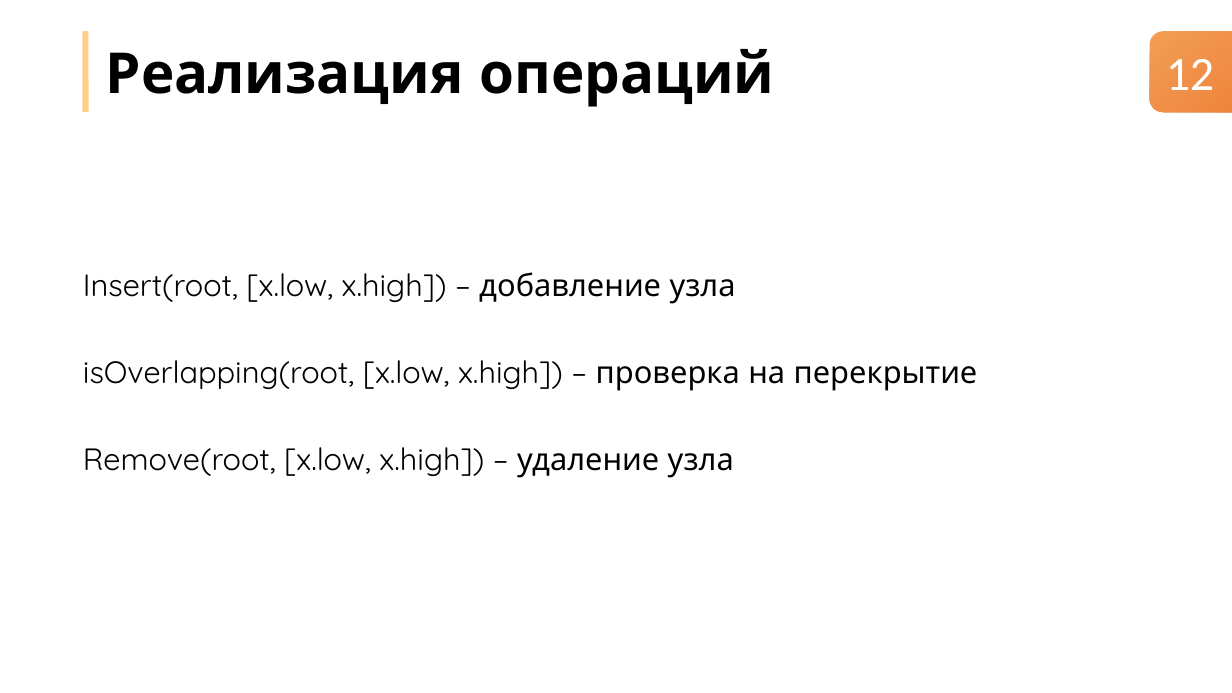
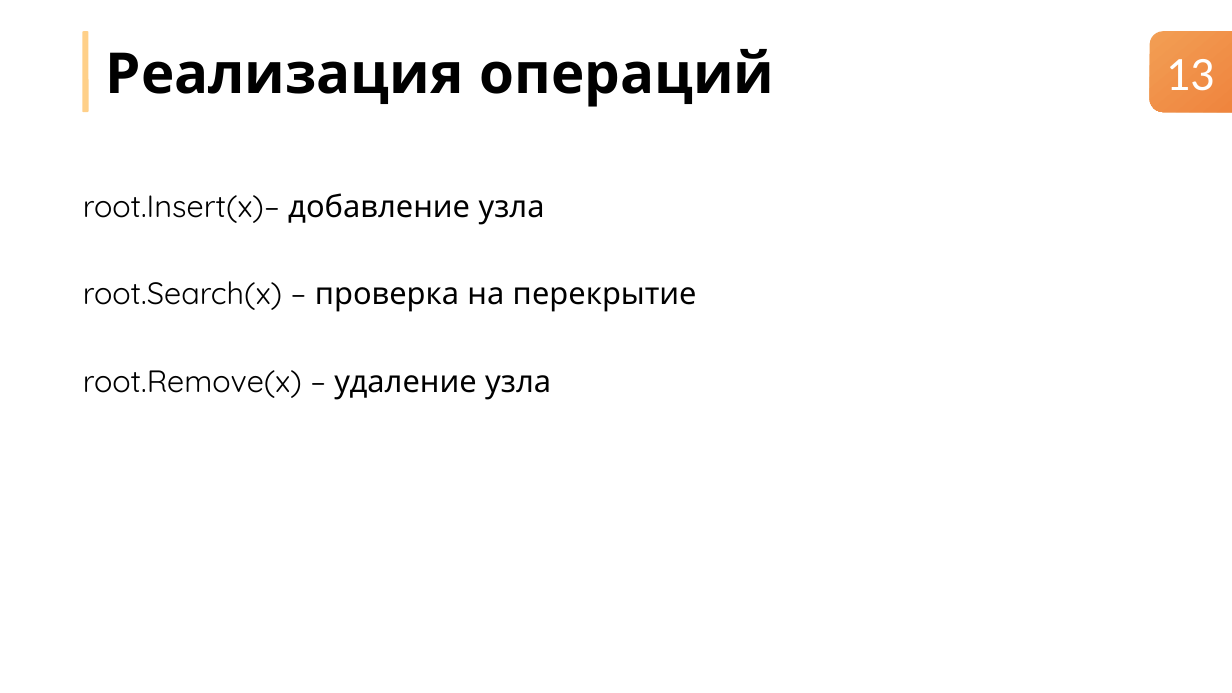
Before and after one commit to nikitachurganov/Interval-Tree, a slide deck: slide 13 of Дерево интервалов.pptx (slide 12 before the commit). Drawn at 1232x693 pixels with LibreOffice and Linux fonts; fonts in the diff are those of the drawing. Boxes give left, top, right and bottom in pixels: in the first picture for what was removed or moved away, otherwise in the second. Text is boxed around its words. In the diff, an @@ line names an element or a change of style, - is before the commit and + after.

Commit message:
pptx

```diff
--- a/Дерево интервалов.pptx
+++ b/Дерево интервалов.pptx
@@ text at (x1=1166, y1=59, x2=1214, y2=91): text changed @@
-12
+13
@@ text at (x1=83, y1=193, x2=545, y2=225): text changed @@
-Insert(root, [x.low, x.high]) – добавление узла
+root.Insert(x)– добавление узла
@@ text at (x1=83, y1=281, x2=697, y2=312): text changed @@
-isOverlapping(root, [x.low, x.high]) – проверка на перекрытие
+root.Search(x) – проверка на перекрытие
@@ text at (x1=83, y1=370, x2=551, y2=400): text changed @@
-Remove(root, [x.low, x.high]) – удаление узла
+root.Remove(x) – удаление узла
```
Also in this commit, not shown: 14 other slides changed, 2 slides added, 1 slide removed.
